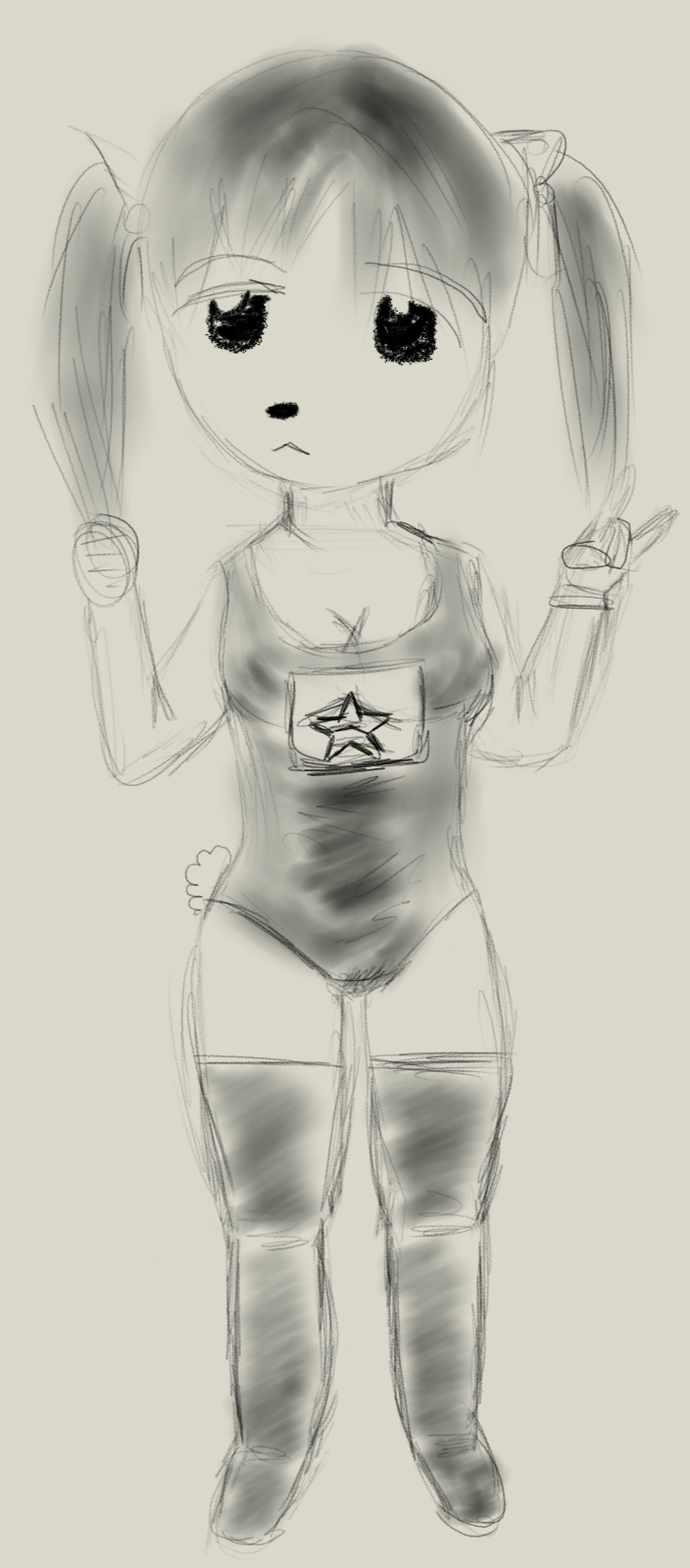
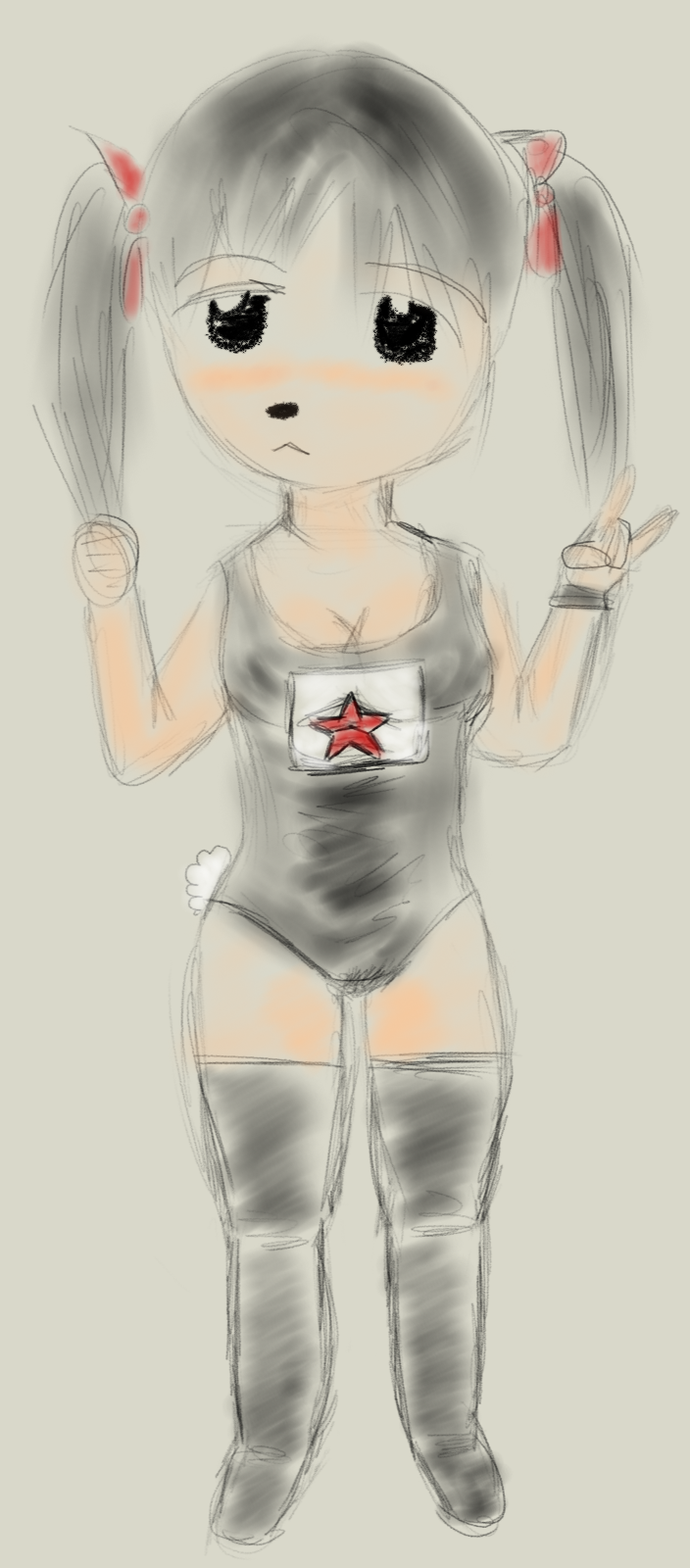
Layer changes from the first (690, 1568) image to the second:
painted on "Capa" over [64, 132, 676, 1078]
